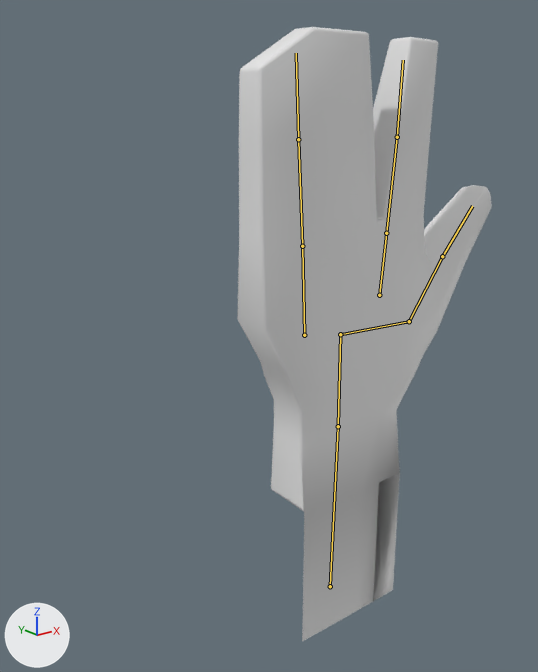
An edit to the Blender file source_mesh/mystic_hand.blend, drawn before and after from the same camera.
One viewpoint serves both versions: a 50 mm lens placed at (-0.04, -0.361, 0.064), pointed at (0.324, 0.095, -0.118). Every picture has the same lights, and +X, +Y and +Z are marked at lower left. The bones that bend it are drawn over the model as lines.

Names of what the first picture shows: 'mystic_hand'.
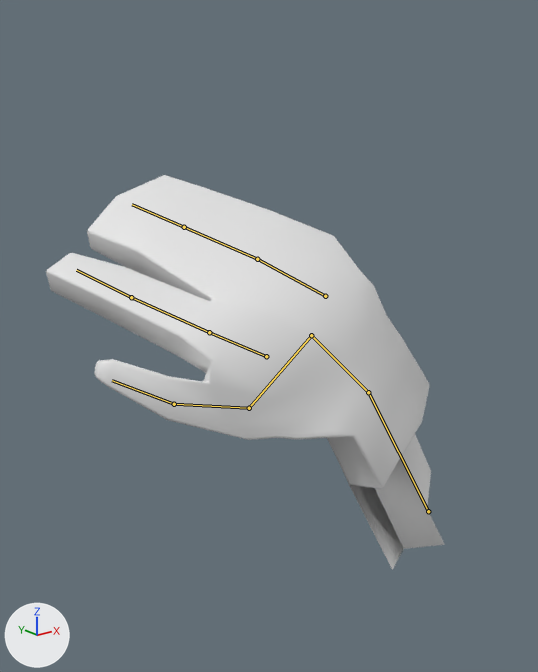
The newer file adds an action. The first version stands in its rest pose; the second is drawn at frame 1 of the action 'idle_loop'.

What differs and where, as boxes [x1, y1, x2, y2] in the pictures (538 x 672 px):
'mystic_hand', posed (56% wider, 36% shorter)
    before: [237, 27, 492, 641]
    after: [46, 175, 445, 570]
bone 'Wrist', root to tip
    before: (330, 586) to (338, 426)
    after: (428, 511) to (368, 392)
bone 'Palm', root to tip
    before: (338, 426) to (340, 334)
    after: (368, 392) to (311, 335)
bone 'Fingers', root to tip
    before: (304, 335) to (302, 246)
    after: (325, 296) to (257, 259)
bone 'Fingers.001', root to tip
    before: (302, 246) to (298, 139)
    after: (257, 259) to (184, 227)
bone 'Finger', root to tip
    before: (379, 295) to (386, 233)
    after: (266, 356) to (209, 332)
bone 'Finger.001', root to tip
    before: (386, 233) to (397, 137)
    after: (209, 332) to (131, 297)
bone 'Palm.001', root to tip
    before: (340, 334) to (409, 321)
    after: (311, 335) to (249, 408)
bone 'Palm.003', root to tip
    before: (442, 256) to (472, 206)
    after: (174, 404) to (112, 380)

The edits, one by one:
Bone 'Wrist' (bone_wrist) moves from (0.0, 0.0, 0.0) to (0.118, 0.024, -0.001).
Bone 'Wrist' (bone_wrist) turns from (0, 0, 0) to (9, -167, 26) degrees about its own x, y and z.
Bone 'Palm' (bone_palm) turns from (0, 0, 0) to (14, 4, -9) degrees about its own x, y and z.
Bone 'Fingers' (bone_fingers) moves from (0.0, 0.0, 0.0) to (0.0, 0.001, -0.003).
Bone 'Fingers' (bone_fingers) turns from (0, 0, 0) to (32, 0, 0) degrees about its own x, y and z.
Bone 'Fingers.001' (bone_fingers_001) turns from (0, 0, 0) to (9, 0, 0) degrees about its own x, y and z.
Bone 'Finger' (bone_finger) moves from (0.0, 0.0, 0.0) to (0.0, -0.002, 0.006).
Bone 'Finger' (bone_finger) turns from (0, 0, 0) to (32, 0, 0) degrees about its own x, y and z.
Bone 'Finger.001' (bone_finger_001) turns from (0, 0, 0) to (7, 5, 5) degrees about its own x, y and z.
Bone 'Palm.001' (bone_palm_001) turns from (0, 0, 0) to (31, 0, 0) degrees about its own x, y and z.
Bone 'Palm.003' (bone_palm_003) turns from (0, 0, 0) to (1, 8, 23) degrees about its own x, y and z.
